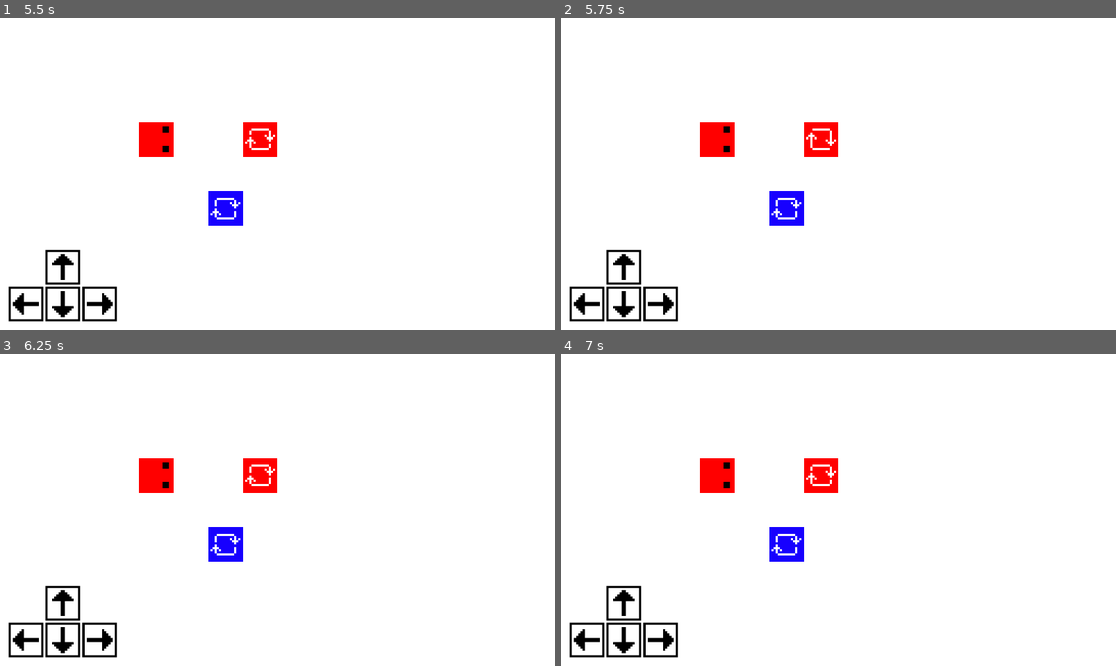
Above: before the commit, frames 1-4 (two rows, left to right).
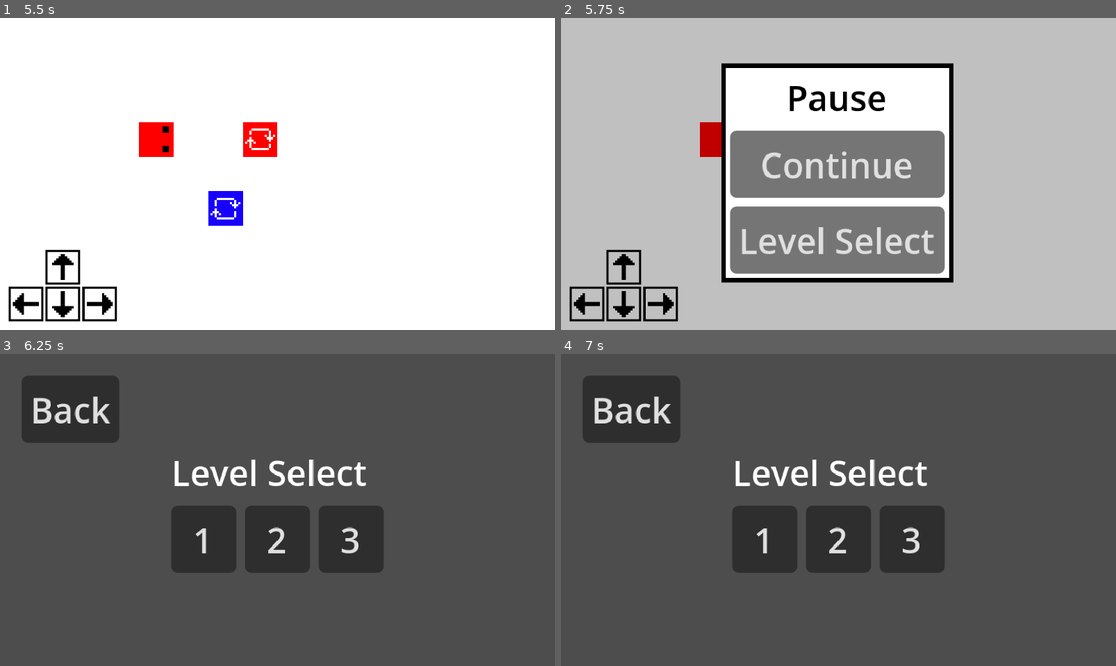
Above: after the commit, the same moments.

Repository: benwayland-cell/very-serious-game-module
Game: Godot game, scene res://menus/scenes/main_menu.tscn
Two runs of this game, one before a commit and one after it. Both use one fixed random seed, a clock stepped at 60 frames per second and the inputs below.
Inputs (mouse positions are in pixels of both pictures, inside the frame that each line leads up to):
- Up to frame 1 (5.5 s): click "Level Select" at 0.5 s; click "1" at 1.25 s; hold D (right) 2.03-2.78 s; tap R (undo) every 0.75 s from 2.1 to 5.1 s; hold S (down) 2.78-3.53 s; hold D (right) 3.53-4.28 s; hold W (up) 4.28-5.03 s; hold A (left) from 5.03 s (still down)
- Up to frame 2 (5.75 s): keep holding A (left); tap Escape (pause) at 5.65 s
- Up to frame 3 (6.25 s): release A (left) at 5.75 s; click (277, 575) at 5.75 s, where only the run after the commit has a clickable "Level Select"
- Up to frame 4 (7 s): hold A (left) from 6.53 s (still down); tap R (undo) at 6.6 s

Frame 1 is identical in both runs. In frame 2, 90% of the frame differs, in the area x 0-100%, y 0-100%; in frame 3, 99%; in frame 4, 99%.

Commit message:
Made pause menu

Diff:
--- a/levels/level_ui.tscn
+++ b/levels/level_ui.tscn
@@ -5,6 +5,7 @@
 [ext_resource type="LabelSettings" uid="uid://cfu86x4u6ac72" path="res://default_label_settings.tres" id="2_ggnqm"]
 
 [node name="LevelUi" type="Control" unique_id=763482785]
+process_mode = 3
 z_index = 2
 layout_mode = 3
 anchors_preset = 15
@@ -25,8 +26,9 @@
 grow_vertical = 2
 color = Color(0, 0, 0, 0.24705882)
 
-[node name="Win Screen" type="MarginContainer" parent="." unique_id=1719190761]
+[node name="WinScreen" type="MarginContainer" parent="." unique_id=1719190761]
 unique_name_in_owner = true
+visible = false
 layout_mode = 1
 anchors_preset = 8
 anchor_left = 0.5
@@ -40,7 +42,7 @@
 grow_horizontal = 2
 grow_vertical = 2
 
-[node name="NinePatchRect" type="NinePatchRect" parent="Win Screen" unique_id=494603209]
+[node name="NinePatchRect" type="NinePatchRect" parent="WinScreen" unique_id=494603209]
 layout_mode = 2
 texture = ExtResource("1_pn66h")
 region_rect = Rect2(0, 0, 5, 5)
@@ -49,29 +51,78 @@
 patch_margin_right = 2
 patch_margin_bottom = 2
 
-[node name="MarginContainer" type="MarginContainer" parent="Win Screen" unique_id=1226324357]
+[node name="MarginContainer" type="MarginContainer" parent="WinScreen" unique_id=1226324357]
 layout_mode = 2
 theme_override_constants/margin_left = 4
 theme_override_constants/margin_top = 4
 theme_override_constants/margin_right = 4
 theme_override_constants/margin_bottom = 4
 
-[node name="VBoxContainer" type="VBoxContainer" parent="Win Screen/MarginContainer" unique_id=1491450731]
+[node name="VBoxContainer" type="VBoxContainer" parent="WinScreen/MarginContainer" unique_id=1491450731]
 layout_mode = 2
 
-[node name="Label" type="Label" parent="Win Screen/MarginContainer/VBoxContainer" unique_id=1721945712]
+[node name="Label" type="Label" parent="WinScreen/MarginContainer/VBoxContainer" unique_id=1721945712]
 layout_mode = 2
 text = "Level Won!"
 label_settings = ExtResource("2_ggnqm")
 horizontal_alignment = 1
 
-[node name="NextLevelButton" type="Button" parent="Win Screen/MarginContainer/VBoxContainer" unique_id=1275900517]
+[node name="NextLevelButton" type="Button" parent="WinScreen/MarginContainer/VBoxContainer" unique_id=1275900517]
 layout_mode = 2
 text = "Continue"
 
-[node name="LevelSelectButton" type="Button" parent="Win Screen/MarginContainer/VBoxContainer" unique_id=2118567997]
+[node name="LevelSelectButton" type="Button" parent="WinScreen/MarginContainer/VBoxContainer" unique_id=2118567997]
 layout_mode = 2
 text = "Level Select"
 
-[connection signal="pressed" from="Win Screen/MarginContainer/VBoxContainer/NextLevelButton" to="." method="_on_next_level_button_pressed"]
-[connection signal="pressed" from="Win Screen/MarginContainer/VBoxContainer/LevelSelectButton" to="." method="_on_level_select_button_pressed"]
+[node name="PauseScreen" type="MarginContainer" parent="." unique_id=1090253534]
+unique_name_in_owner = true
+layout_mode = 1
+anchors_preset = 15
+anchor_right = 1.0
+anchor_bottom = 1.0
+grow_horizontal = 2
+grow_vertical = 2
+
+[node name="MarginContainer" type="MarginContainer" parent="PauseScreen" unique_id=1436156598]
+layout_mode = 2
+size_flags_horizontal = 4
+size_flags_vertical = 4
+
+[node name="NinePatchRect" type="NinePatchRect" parent="PauseScreen/MarginContainer" unique_id=1004075511]
+layout_mode = 2
+texture = ExtResource("1_pn66h")
+region_rect = Rect2(0, 0, 5, 5)
+patch_margin_left = 2
+patch_margin_top = 2
+patch_margin_right = 2
+patch_margin_bottom = 2
+
+[node name="MarginContainer" type="MarginContainer" parent="PauseScreen/MarginContainer" unique_id=1344950180]
+layout_mode = 2
+theme_override_constants/margin_left = 4
+theme_override_constants/margin_top = 4
+theme_override_constants/margin_right = 4
+theme_override_constants/margin_bottom = 4
+
+[node name="VBoxContainer" type="VBoxContainer" parent="PauseScreen/MarginContainer/MarginContainer" unique_id=1419423245]
+layout_mode = 2
+
+[node name="Label" type="Label" parent="PauseScreen/MarginContainer/MarginContainer/VBoxContainer" unique_id=863003808]
+layout_mode = 2
+text = "Pause"
+label_settings = ExtResource("2_ggnqm")
+horizontal_alignment = 1
+
+[node name="ContinueButton" type="Button" parent="PauseScreen/MarginContainer/MarginContainer/VBoxContainer" unique_id=1856485389]
+layout_mode = 2
+text = "Continue"
+
+[node name="LevelSelectButton" type="Button" parent="PauseScreen/MarginContainer/MarginContainer/VBoxContainer" unique_id=786095612]
+layout_mode = 2
+text = "Level Select"
+
+[connection signal="pressed" from="WinScreen/MarginContainer/VBoxContainer/NextLevelButton" to="." method="_on_next_level_button_pressed"]
+[connection signal="pressed" from="WinScreen/MarginContainer/VBoxContainer/LevelSelectButton" to="." method="_on_level_select_button_pressed"]
+[connection signal="pressed" from="PauseScreen/MarginContainer/MarginContainer/VBoxContainer/ContinueButton" to="." method="_on_continue_button_pressed"]
+[connection signal="pressed" from="PauseScreen/MarginContainer/MarginContainer/VBoxContainer/LevelSelectButton" to="." method="_on_level_select_button_pressed"]
--- a/levels/scripts/level.gd
+++ b/levels/scripts/level.gd
@@ -18,6 +18,8 @@
 func _process(_delta: float) -> void:
 	if Input.is_action_just_pressed("undo"):
 		get_tree().reload_current_scene()
+	if Input.is_action_just_pressed("pause"):
+		level_ui.pause()
 
 
 func _on_player_won() -> void:
--- a/levels/scripts/level_ui.gd
+++ b/levels/scripts/level_ui.gd
@@ -2,21 +2,54 @@
 extends Control
 
 @onready var dimmer: ColorRect = %Dimmer
-@onready var win_screen: MarginContainer = %"Win Screen"
+@onready var win_screen: MarginContainer = %WinScreen
+@onready var pause_screen: MarginContainer = %PauseScreen
+
+
+var paused := false
+var first_frame_of_pause := false
 
 
 func _ready() -> void:
 	dimmer.hide()
 	win_screen.hide()
+	pause_screen.hide()
+
+
+func _process(_delta: float) -> void:
+	if paused:
+		if first_frame_of_pause:
+			first_frame_of_pause = false
+			return
+		if Input.is_action_just_pressed("pause"):
+			_on_continue_button_pressed()
+
 
 func win() -> void:
-	#dimmer.show()
 	win_screen.show()
 
 
+func pause() -> void:
+	paused = true
+	first_frame_of_pause = true
+	dimmer.show()
+	pause_screen.show()
+	get_tree().paused = true
+
+
+func _on_continue_button_pressed() -> void:
+	get_tree().paused = false
+	dimmer.hide()
+	win_screen.hide()
+	pause_screen.hide()
+	paused = false
+
+
 func _on_next_level_button_pressed() -> void:
+	get_tree().paused = false
 	SceneManager.load_next_level()
 
 
 func _on_level_select_button_pressed() -> void:
+	get_tree().paused = false
 	SceneManager.load_level_select()
--- a/test_area.tscn
+++ b/test_area.tscn
@@ -26,15 +26,9 @@
 offset_bottom = 144.0
 grow_vertical = 2
 
-[node name="MarginContainer" type="MarginContainer" parent="." unique_id=1161563068]
-custom_minimum_size = Vector2(256, 144)
-offset_right = 256.0
-offset_bottom = 144.0
-
-[node name="LevelUi" parent="MarginContainer" unique_id=763482785 instance=ExtResource("4_6ii2q")]
+[node name="LevelUi" parent="." unique_id=763482785 instance=ExtResource("4_6ii2q")]
 unique_name_in_owner = true
 visible = false
-layout_mode = 2
 
 [node name="FacingTile" parent="." unique_id=1854367602 instance=ExtResource("5_vt2yd")]
 position = Vector2(112, 64)
